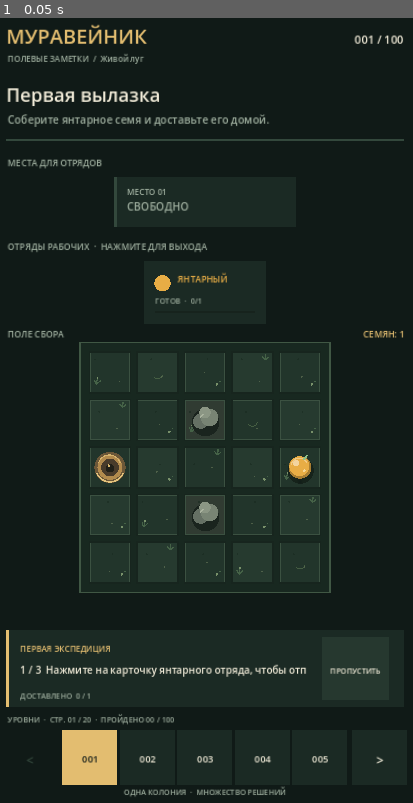
Above: before the commit, frame 1.
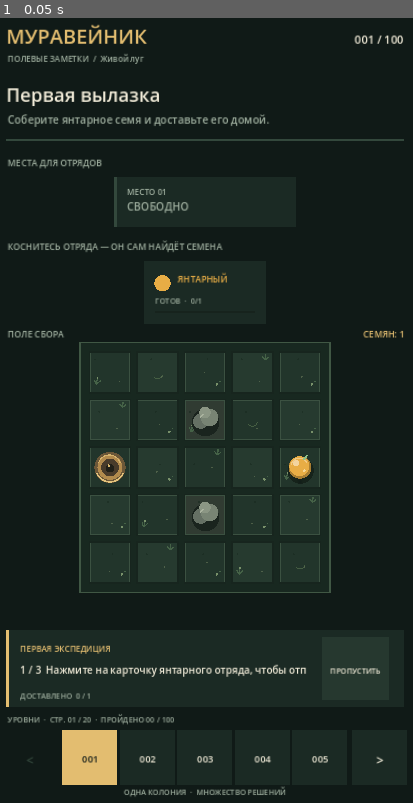
Above: after the commit, the same moment.

Repository: MaiklLX/Game-ANTS
Game: Godot game, scene res://scenes/main.tscn
Same seed, same stepped clock (60 frames per second), same inputs: the game is played once before the commit and once after it.
Inputs:
- Up to frame 1 (0.05 s): no input

The runs differ from the first frame. In frame 1, 0.3% of the frame differs, in the area x 1-54%, y 28-30%.

Commit message:
feat(controls): add one-tap autonomous ant foraging and smoother movement

Diff:
--- a/scripts/ui/game_screen.gd
+++ b/scripts/ui/game_screen.gd
@@ -92,6 +92,8 @@
 var _feedback_cell: Vector2i = Vector2i(-1, -1)
 var _feedback_tween: Tween
 var _is_animating: bool = false
+var _auto_dispatch: bool = false
+var _ant_wiggle: float = 0.0
 var _returning_to_nest: bool = false
 var _animation_tween: Tween
 var _ui_scale: float = 1.0
@@ -138,8 +140,9 @@
 	queue_redraw()
 
 
-func _process(_delta: float) -> void:
-	# CanvasItem drawing is event-driven; request frames while tweens are moving.
+func _process(delta: float) -> void:
+	if _is_animating:
+		_ant_wiggle += delta * 13.0
 	if _is_animating or _feedback_progress < 1.0:
 		queue_redraw()
 
@@ -291,7 +294,7 @@
 
 
 func _draw_squads(font: Font) -> void:
-	draw_string(font, Vector2(44, 392 + _layout_extra * 0.18), "ОТРЯДЫ РАБОЧИХ  ·  НАЖМИТЕ ДЛЯ ВЫХОДА", HORIZONTAL_ALIGNMENT_LEFT, -1, ResponsiveLayoutScript.font_size(14, _ui_scale), COLOR_MUTED)
+	draw_string(font, Vector2(44, 392 + _layout_extra * 0.18), "КОСНИТЕСЬ ОТРЯДА — ОН САМ НАЙДЁТ СЕМЕНА", HORIZONTAL_ALIGNMENT_LEFT, -1, ResponsiveLayoutScript.font_size(14, _ui_scale), COLOR_MUTED)
 	_squad_rects.clear()
 	var ids := _colony.get_squad_ids()
 	var card_width := ResponsiveLayoutScript.squad_card_width(ids.size())
@@ -562,20 +565,58 @@
 		return
 	_selected_squad_id = squad_id
 	_last_path.clear()
-	if squad["deployed"]:
-		_status = "%s в поле. Выберите семя своего цвета или муравейник." % _color_name_ru(String(squad.get("color", "")))
-	else:
+	if not squad["deployed"]:
 		var result: Dictionary = _colony.deploy_squad(squad_id)
-		if result["valid"]:
-			_status = "%s отправлен. Выберите семя своего цвета." % squad_id.replace("_", " ")
-			if _tutorial_active and squad_id == "amber_workers":
-				_tutorial_step = 1
+		if not result["valid"]:
+			_status = _error_ru(String(result["errors"][0]))
+			queue_redraw()
+			return
+		if _tutorial_active and squad_id == "amber_workers":
+			_tutorial_step = 1
+	_auto_dispatch = true
+	_status = "%s отряд отправился на поиск семян." % _color_name_ru(String(squad.get("color", "")))
+	_dispatch_next_seed()
+
+
+func _dispatch_next_seed() -> void:
+	if _selected_squad_id.is_empty():
+		return
+	var squad: Dictionary = _colony.get_squad(_selected_squad_id)
+	if squad.is_empty() or not squad.get("deployed", false):
+		_auto_dispatch = false
+		return
+	if int(squad.get("carried", 0)) >= int(squad.get("capacity", 1)):
+		_status = "Отряд набрал полный груз и возвращается домой."
+		_return_selected_squad()
+		return
+	var from_cell: Vector2i = squad.get("position", _board.start)
+	if not _board.is_inside(from_cell):
+		from_cell = _board.start
+	var best_cell := Vector2i(-1, -1)
+	var best_path: Array[Vector2i] = []
+	for cell in _board.get_resource_cells():
+		if _board.resource_color_at(cell) != String(squad.get("color", "")):
+			continue
+		var path: Array[Vector2i] = _board.find_path(from_cell, cell)
+		if path.is_empty():
+			continue
+		if best_cell == Vector2i(-1, -1) or path.size() < best_path.size():
+			best_cell = cell
+			best_path = path
+	if best_cell == Vector2i(-1, -1):
+		if int(squad.get("carried", 0)) > 0:
+			_status = "Все доступные семена собраны. Отряд возвращается домой."
+			_return_selected_squad()
 		else:
-			_status = _error_ru(_error_ru(String(result["errors"][0])))
-	queue_redraw()
+			_auto_dispatch = false
+			_status = "Рядом нет доступных семян этого цвета."
+			queue_redraw()
+		return
+	_begin_collection(best_cell, best_path)
 
 
 func _collect_selected_squad(cell: Vector2i) -> void:
+	_auto_dispatch = false
 	if _selected_squad_id.is_empty():
 		_status = "Сначала выберите отряд рабочих."
 		queue_redraw()
@@ -585,21 +626,30 @@
 		_status = "Сначала отправьте выбранный отряд в поле."
 		queue_redraw()
 		return
-	var squad_position: Vector2i = squad.get("position", Vector2i(-1, -1))
-	_last_path_start = squad_position if _board.is_inside(squad_position) else _board.start
+	var from_cell: Vector2i = squad.get("position", _board.start)
+	if not _board.is_inside(from_cell):
+		from_cell = _board.start
 	var preview: Dictionary = TurnResolverScript.preview_collection(
-		_colony, _board, _selected_squad_id, _last_path_start, cell
+		_colony, _board, _selected_squad_id, from_cell, cell
 	)
 	if not preview["valid"]:
 		_status = _error_ru(String(preview["errors"][0]))
 		queue_redraw()
 		return
-	_last_path = preview["path"]
+	_begin_collection(cell, preview["path"])
+
+
+func _begin_collection(cell: Vector2i, path: Array[Vector2i]) -> void:
+	if path.is_empty():
+		return
+	var squad: Dictionary = _colony.get_squad(_selected_squad_id)
+	_last_path_start = squad.get("position", _board.start)
 	_last_target = cell
+	_last_path = path
 	_ant_progress = 0.0
 	_returning_to_nest = false
 	_is_animating = true
-	_status = "Рабочие идут по тропе…"
+	_status = "Муравьи бегут за семенем…"
 	_start_path_animation(1.0, false)
 	queue_redraw()
 
@@ -632,9 +682,9 @@
 func _start_path_animation(target_progress: float, returning: bool) -> void:
 	if _animation_tween != null and _animation_tween.is_running():
 		_animation_tween.kill()
-	var duration := maxf(0.24, float(_last_path.size()) * 0.16)
+	var duration := maxf(0.20, float(_last_path.size()) * 0.12)
 	_animation_tween = create_tween()
-	_animation_tween.set_trans(Tween.TRANS_SINE)
+	_animation_tween.set_trans(Tween.TRANS_CUBIC)
 	_animation_tween.set_ease(Tween.EASE_IN_OUT)
 	_animation_tween.tween_property(self, "_ant_progress", target_progress, duration)
 	_animation_tween.finished.connect(_on_path_animation_finished.bind(returning))
@@ -653,13 +703,16 @@
 			_last_path.clear()
 		else:
 			_trigger_feedback(_last_target)
-			if _tutorial_active and _tutorial_step == 1 and _last_target == Vector2i(4, 2):
+			if _tutorial_active and _tutorial_step == 1:
 				_tutorial_step = 2
 			var squad: Dictionary = _colony.get_squad(_selected_squad_id)
-			if squad.get("carried", 0) >= squad.get("capacity", 1):
+			if _auto_dispatch:
+				_status = "Семя найдено! Муравьи ищут следующее…"
+				_dispatch_next_seed()
+			elif squad.get("carried", 0) >= squad.get("capacity", 1):
 				_status = "Отряд загружен. Нажмите на муравейник, чтобы доставить груз."
 			else:
-				_status = "Семя собрано. Найдите ещё одно подходящего цвета или возвращайтесь домой."
+				_status = "Семя собрано. Можно продолжить сбор или вернуться домой."
 		_check_terminal_state()
 	queue_redraw()
 
@@ -672,6 +725,7 @@
 			_complete_tutorial()
 		_trigger_feedback(_board.start)
 		_selected_squad_id = ""
+		_auto_dispatch = false
 		_last_path.clear()
 		_last_target = Vector2i(-1, -1)
 		_ant_progress = 0.0
@@ -696,6 +750,7 @@
 
 func _draw_ant(center: Vector2, tint: Color, scale: float = 1.0) -> void:
 	# Three-part silhouette; the squad is animated as a short, readable formation.
+	center.y += sin(_ant_wiggle + center.x * 0.035) * 1.8 * scale if _is_animating else 0.0
 	var body_scale := Vector2.ONE * scale
 	draw_circle(center + Vector2(1, 7) * body_scale, 12.0 * scale, Color("#101812", 0.72))
 	draw_circle(center + Vector2(-7, 0) * body_scale, 5.5 * scale, Color("#251d16"))
